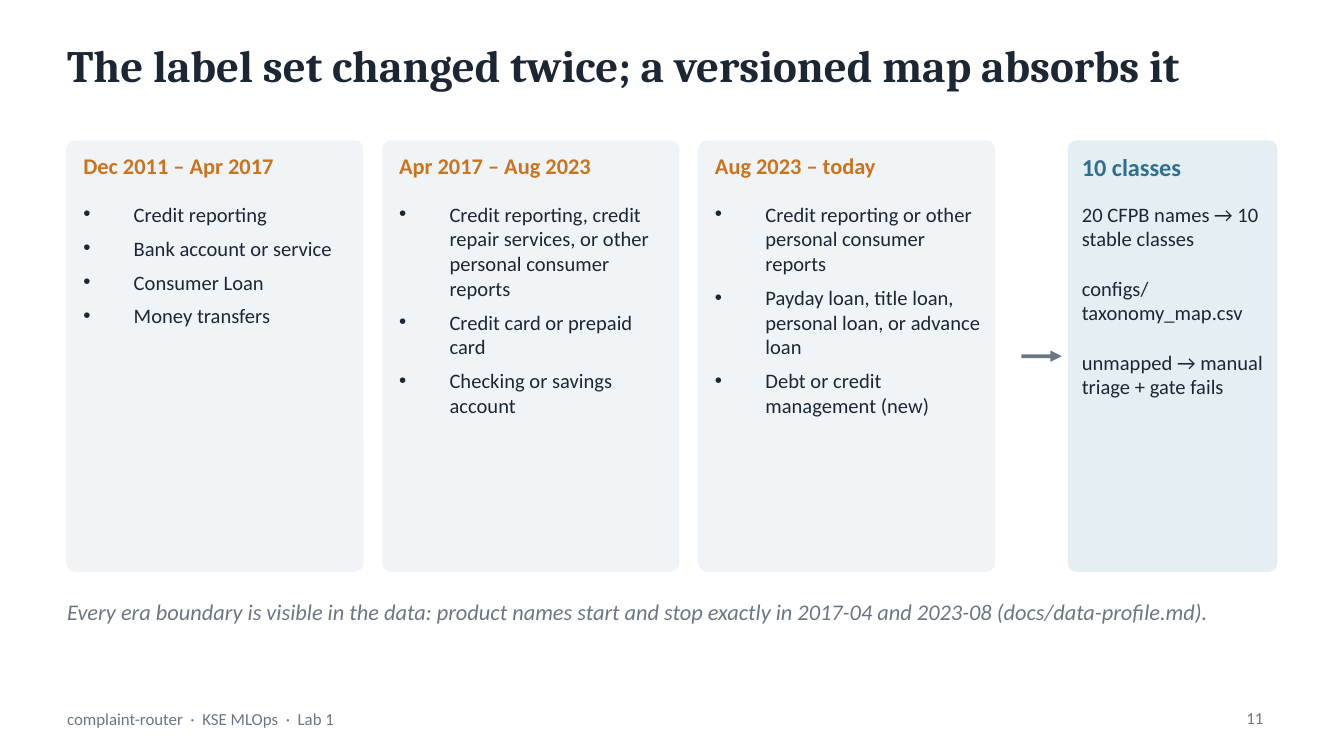
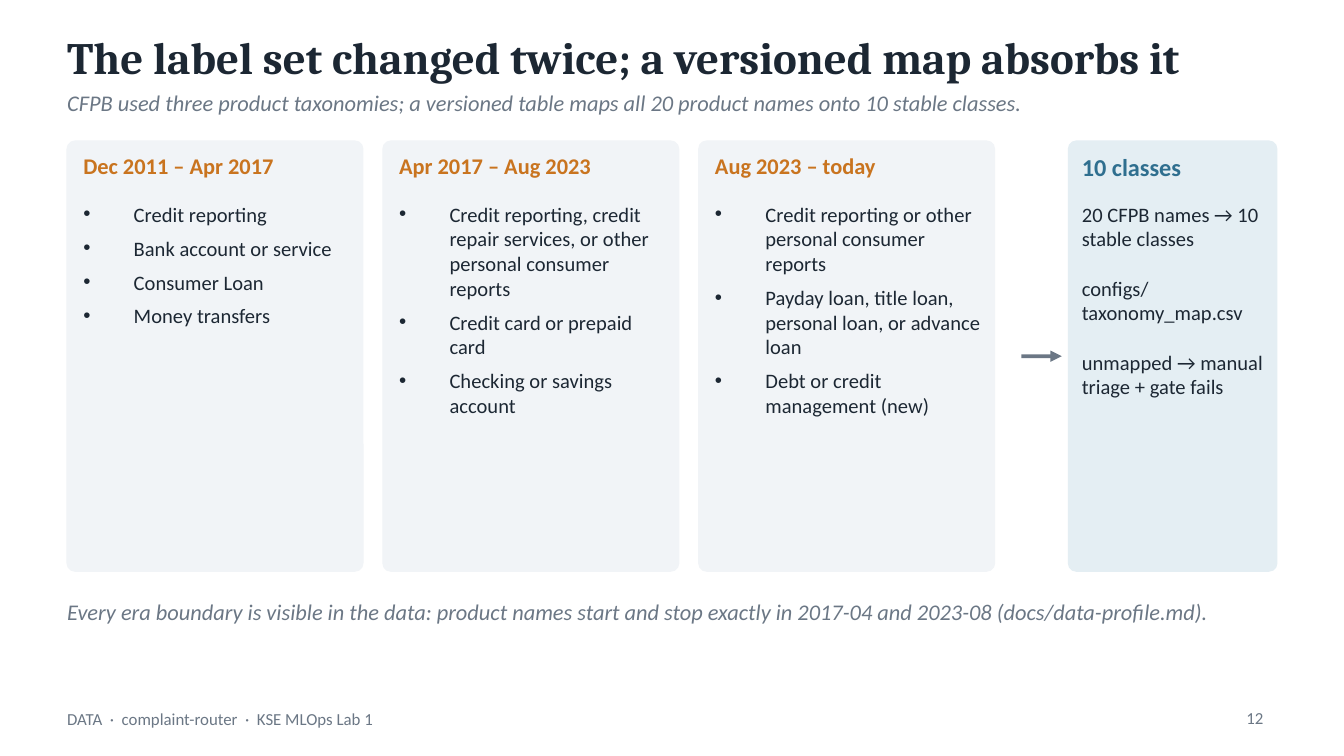
Before and after one commit to goodfrog33/kse-mlops-complaint-router, a slide deck: slide 12 of docs/presentation/complaint-router-lab1.pptx (slide 11 before the commit). Drawn at 1344x756 pixels with LibreOffice and Linux fonts; fonts in the diff are those of the drawing. Boxes give left, top, right and bottom in pixels: in the first picture for what was removed or moved away, otherwise in the second. Text is boxed around its words. In the diff, an @@ line names an element or a change of style, - is before the commit and + after.

```diff
--- a/docs/presentation/complaint-router-lab1.pptx
+++ b/docs/presentation/complaint-router-lab1.pptx
@@ title "The label set changed twice; ...": place and size @@
-title "The label set changed twice; ..." at bbox=[67, 50, 1179, 92]
+title "The label set changed twice; ..." at bbox=[67, 42, 1179, 84]
@@ text added at bbox=[67, 95, 1021, 115], 12 pt, text #6B7785, italic @@
+CFPB used three product taxonomies; a versioned table maps all 20 product names onto 10 stable classes.
@@ text at bbox=[67, 713, 373, 728]: text changed @@
-complaint-router · KSE MLOps · Lab 1
+DATA · complaint-router · KSE MLOps Lab 1
@@ page number at bbox=[1246, 713, 1263, 724]: text changed @@
-11
+12
```
Also in this commit, not shown: 19 other slides changed, 4 slides added, 4 slides removed, 1 other file.
